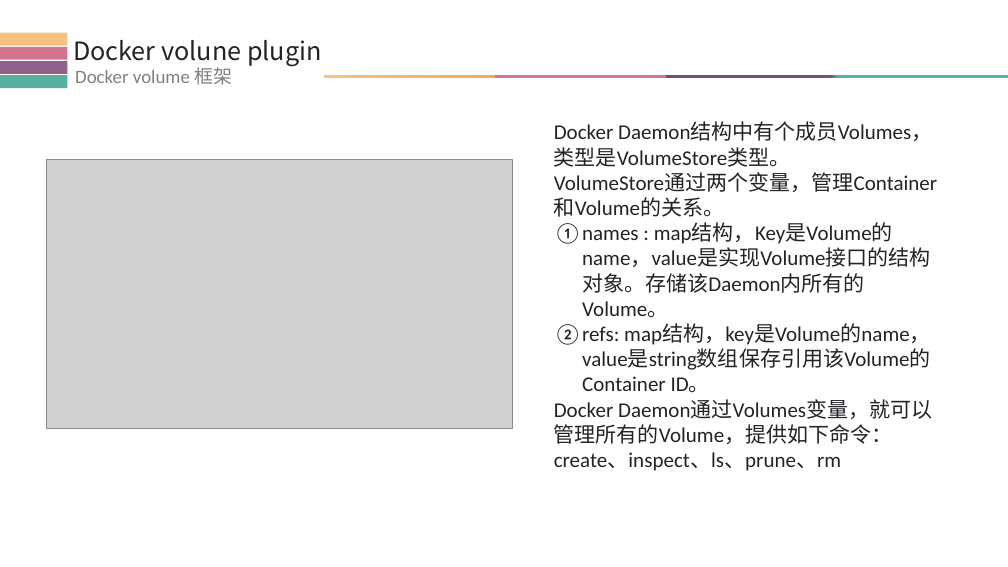
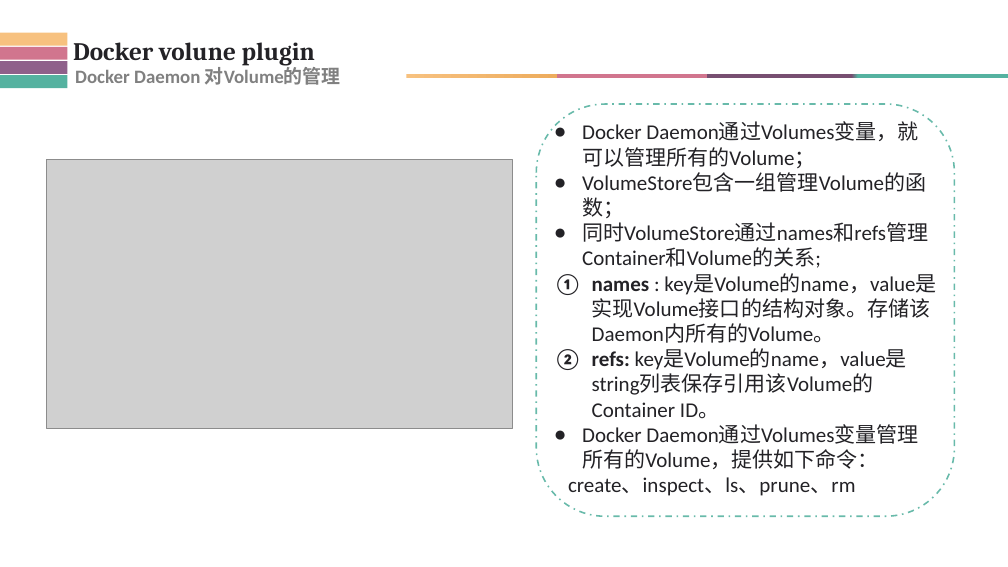
Before and after one commit to xiaolingzang/docker, a slide deck: slide 15 of dockerVolume.pptx. Drawn at 1008x567 pixels with LibreOffice and Linux fonts; fonts in the diff are those of the drawing; grey boxes stand for pictures. Boxes give left, top, right and bottom in pixels: in the first picture for what was removed or moved away, otherwise in the second. Text is boxed around its words. In the diff, an @@ line names an element or a change of style, - is before the commit and + after.

```diff
--- a/dockerVolume.pptx
+++ b/dockerVolume.pptx
@@ text "Docker volune plugin" at (x1=73, y1=42, x2=315, y2=66): font Noto Sans CJK SC to Cambria, bold on @@
@@ text at (x1=75, y1=64, x2=341, y2=85): text changed; bold on @@
-Docker volume 框架
+Docker Daemon 对Volume的管理
@@ rectangle resized from (x1=324, y1=75, x2=1008, y2=78) to (x1=407, y1=74, x2=1008, y2=78) @@
@@ rounded rectangle added at (x1=536, y1=104, x2=954, y2=516), outline #68BAAA 1.5 pt dashed @@
@@ text at (x1=582, y1=122, x2=936, y2=469): text changed @@
-Docker Daemon结构中有个成员Volumes，类型是VolumeStore类型。
-VolumeStore通过两个变量，管理Container和Volume的关系。
-1. names : map结构，Key是Volume的name，value是实现Volume接口的结构对象。存储该Daemon内所有的Volume。
-2. refs: map结构，key是Volume的name，value是string数组保存引用该Volume的Container ID。
-Docker Daemon通过Volumes变量，就可以管理所有的Volume，提供如下命令：
+● Docker Daemon通过Volumes变量，就可以管理所有的Volume；
+● VolumeStore包含一组管理Volume的函数；
+● 同时VolumeStore通过names和refs管理Container和Volume的关系;
+1. names : key是Volume的name，value是实现Volume接口的结构对象。存储该Daemon内所有的Volume。
+2. refs: key是Volume的name，value是string列表保存引用该Volume的Container ID。
+● Docker Daemon通过Volumes变量管理所有的Volume，提供如下命令：
```
Also in this commit, not shown: 18 other slides changed, 1 slide added, 1 other file.
